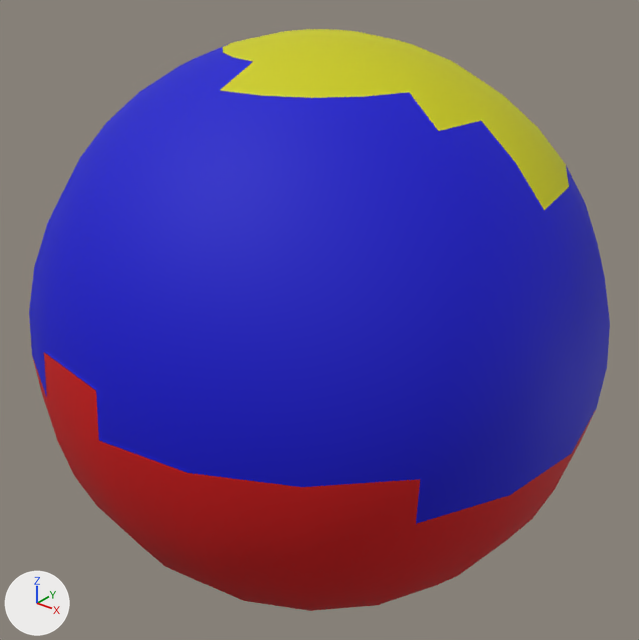
The COLLADA model data/artest.dae: old version first, new version second.
Before and after are seen from a 50 mm camera at (0.01804, -0.02257, 0.01399) aimed at (-0.00001, -0.00001, 0.0). Arrows for +X, +Y and +Z are at lower left; the lights stay in place.
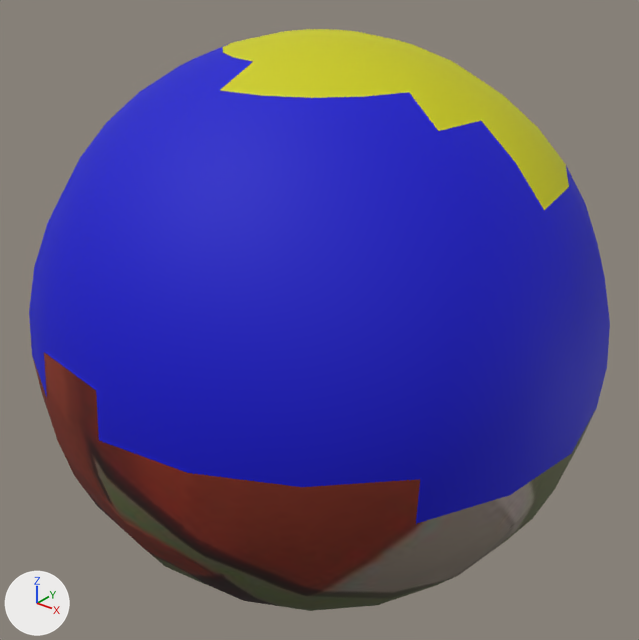
What differs and where, as boxes [x1, y1, x2, y2] in the pictures (639 x 640 px):
'pSphere1', surface changed
    both: [33, 350, 595, 611]

The change, as a diff of the scene's bpy script:
```diff
--- a/data/artest.dae.py
+++ b/data/artest.dae.py
@@ img_fox_png @@
+img_fox_png = load_image('fox.png', 'fox.png', 890, 500, 'sRGB')
@@ mat_blinn1 @@
 mat_blinn1 = principled_material('blinn1')
-mat_blinn1.base_color = (0.604, 0.0, 0.0)  # red #cc0000
+mat_blinn1.texture = img_fox_png
 mat_blinn1.roughness = 0.7
```
